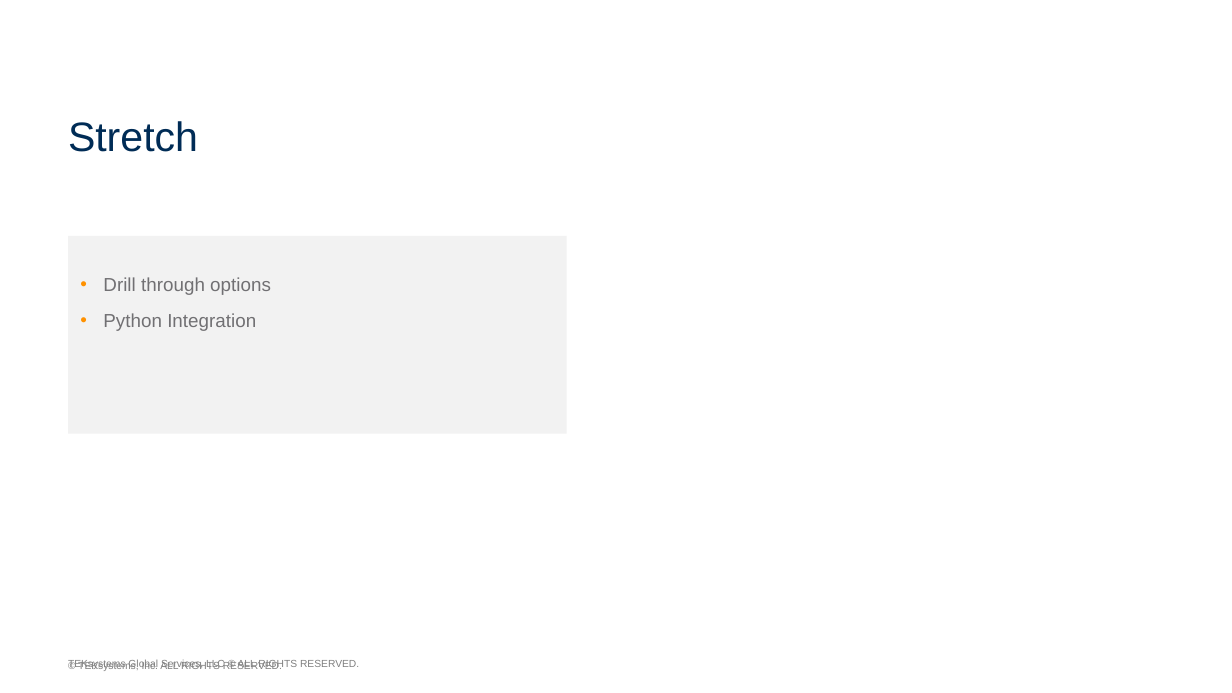
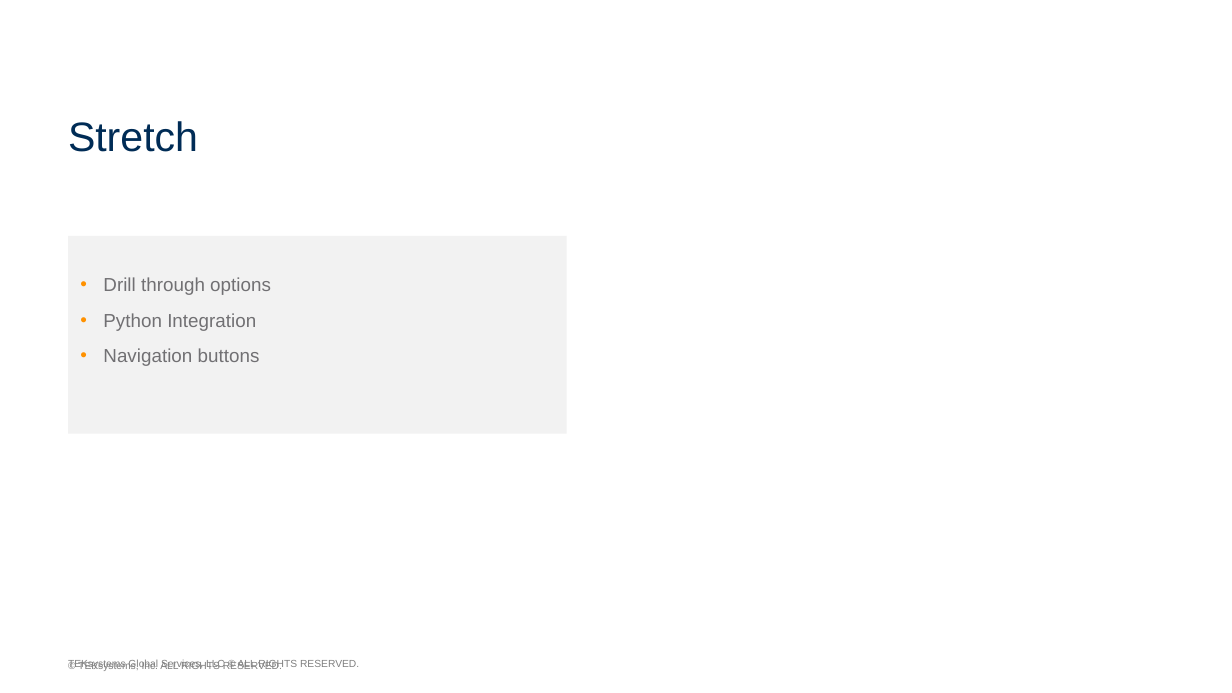
Before and after one commit to Amanuel2022/Tek-Tekle-Capstone2, a slide deck: slide 3 of Tekle_Amanuel_Capstone2_PowerPoint.pptx. Drawn at 1232x693 pixels with LibreOffice and Linux fonts; fonts in the diff are those of the drawing; background and template pictures are left out. Boxes give left, top, right and bottom in pixels: in the first picture for what was removed or moved away, otherwise in the second. Text is boxed around its words. In the diff, an @@ line names an element or a change of style, - is before the commit and + after.

```diff
--- a/Tekle_Amanuel_Capstone2_PowerPoint.pptx
+++ b/Tekle_Amanuel_Capstone2_PowerPoint.pptx
@@ text at (103, 348, 260, 366): paragraph added @@
+• Navigation buttons
```
Also in this commit, not shown: 3 other files.
